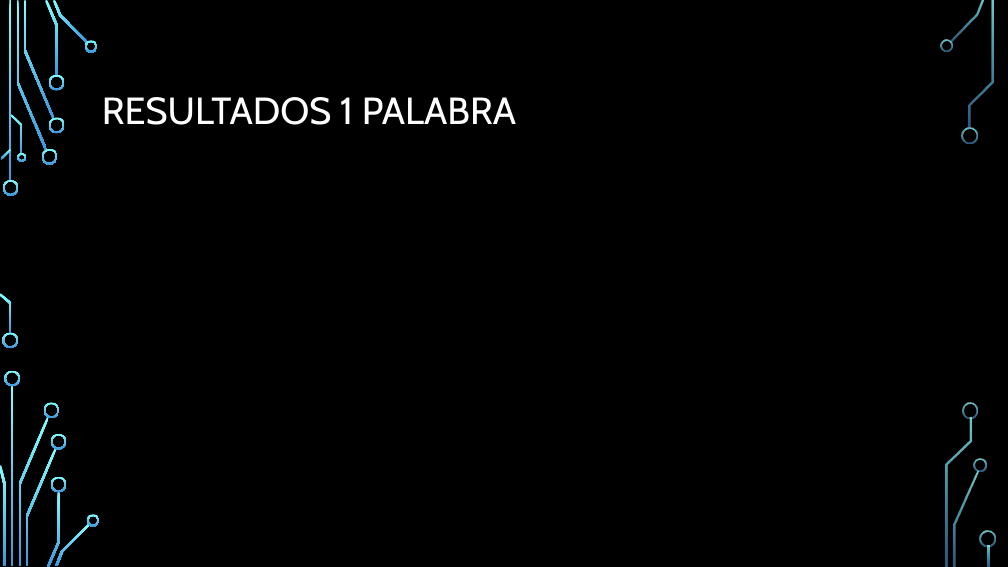
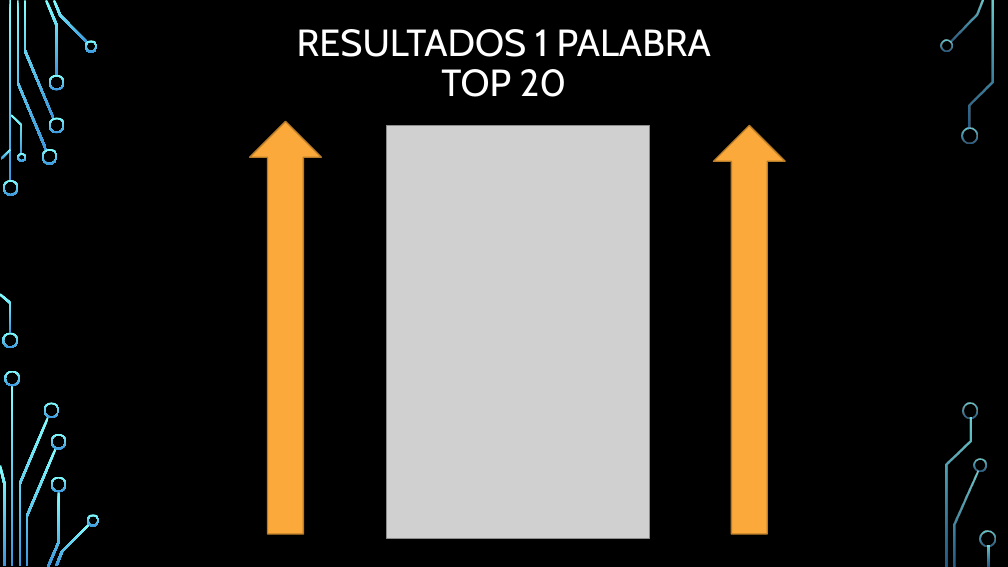
Before and after one commit to Salgado93/Hadoop_WordCount, a slide deck: slide 9 of Presentacion.pptx (slide 6 before the commit). Drawn at 1008x567 pixels with LibreOffice and Linux fonts; fonts in the diff are those of the drawing; grey boxes stand for pictures; background and template pictures are left out. Boxes give left, top, right and bottom in pixels: in the first picture for what was removed or moved away, otherwise in the second. Text is boxed around its words. In the diff, an @@ line names an element or a change of style, - is before the commit and + after.

```diff
--- a/Presentacion.pptx
+++ b/Presentacion.pptx
@@ title at (297,29,711,97): text changed @@
-RESULTADOS 1 PALABRA
+RESULTADOS 1 PALABRA
+TOP 20
@@ down arrow added at (250,122,321,535), fill #FAA93A, outline #B97D2B 1.25 pt @@
@@ picture added at (386,126,650,538) @@
@@ down arrow added at (714,126,786,534), fill #FAA93A, outline #B97D2B 1.25 pt @@
```
Also in this commit, not shown: 5 other slides changed, 5 slides added.
